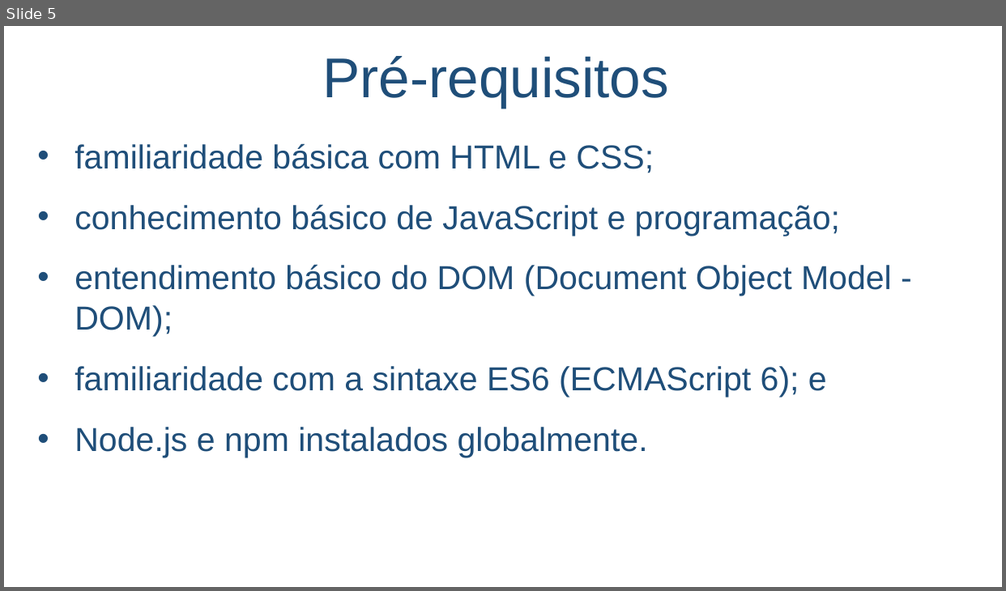
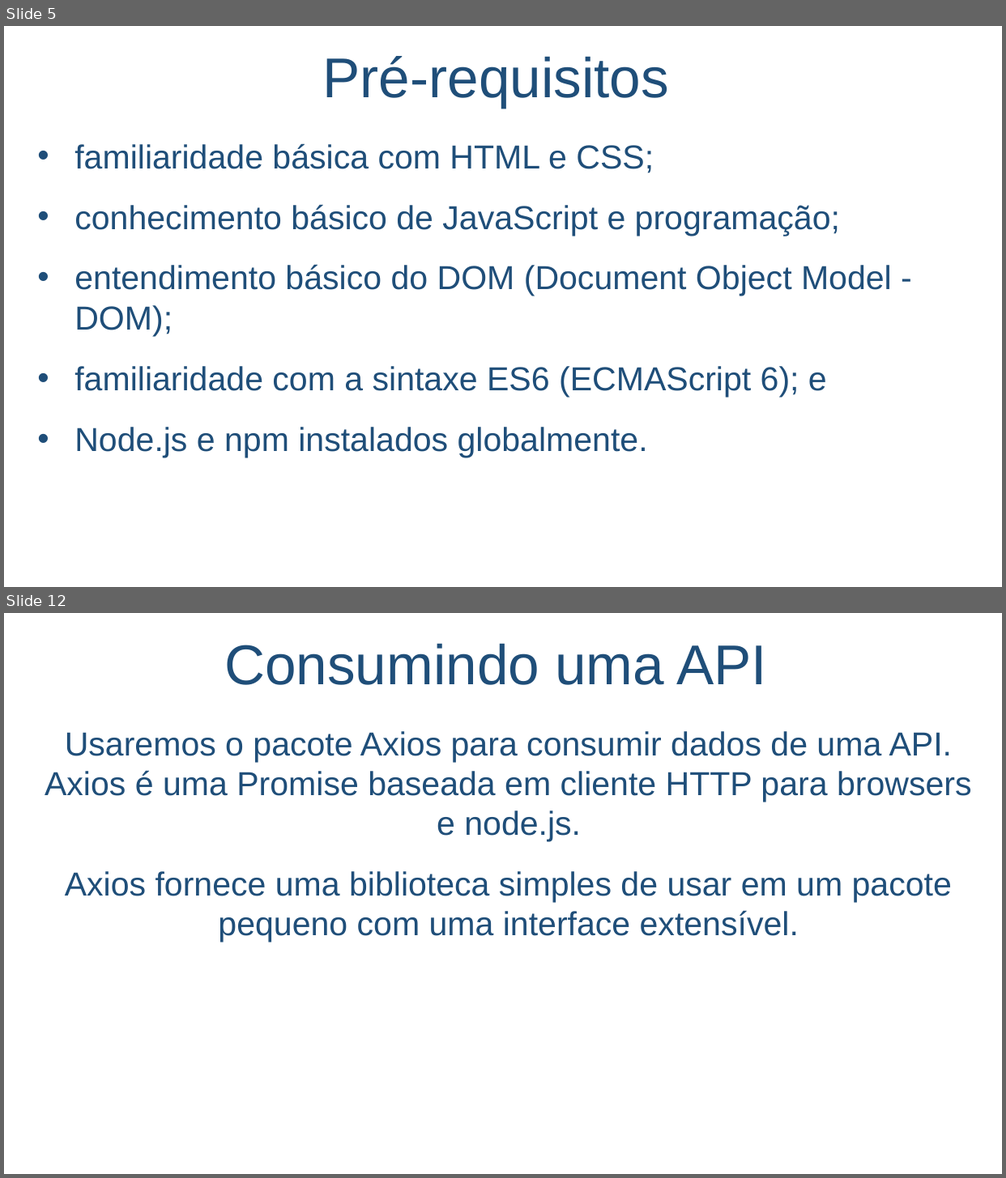
Before and after one commit to salmo-jr/public-slides, a slide deck: React.pptx. Shown one above the other, each under a label of ours: slide 5 before the commit, slides 5 and 12 after it; the slides between them are not shown. The pictures are 1006x591 and 1006x1178 pixels, drawn with LibreOffice and Linux fonts; fonts in the diff are those of the drawing; background and template pictures are left out. Boxes give left, top, right and bottom in pixels: in the first picture for what was removed or moved away, otherwise in the second. Text is boxed around its words. In the diff, an @@ line names an element or a change of style, - is before the commit and + after.

```diff
--- a/React.pptx
+++ b/React.pptx
@@ slide 12 added at [4,613,1002,1174], background picture (left out) @@
@@ text added at [224,643,768,685], 54 pt, text #1F4E79 @@
+Consumindo uma API
@@ text added at [44,731,972,943], 32 pt, text #1F4E79 @@
+Usaremos o pacote Axios para consumir dados de uma API. Axios é uma Promise baseada em cliente HTTP para browsers e node.js.
+Axios fornece uma biblioteca simples de usar em um pacote pequeno com uma interface extensível.
```
Also in this commit, not shown: 4 slides changed, 7 other slides added, 5 slides removed, 2 other files.
